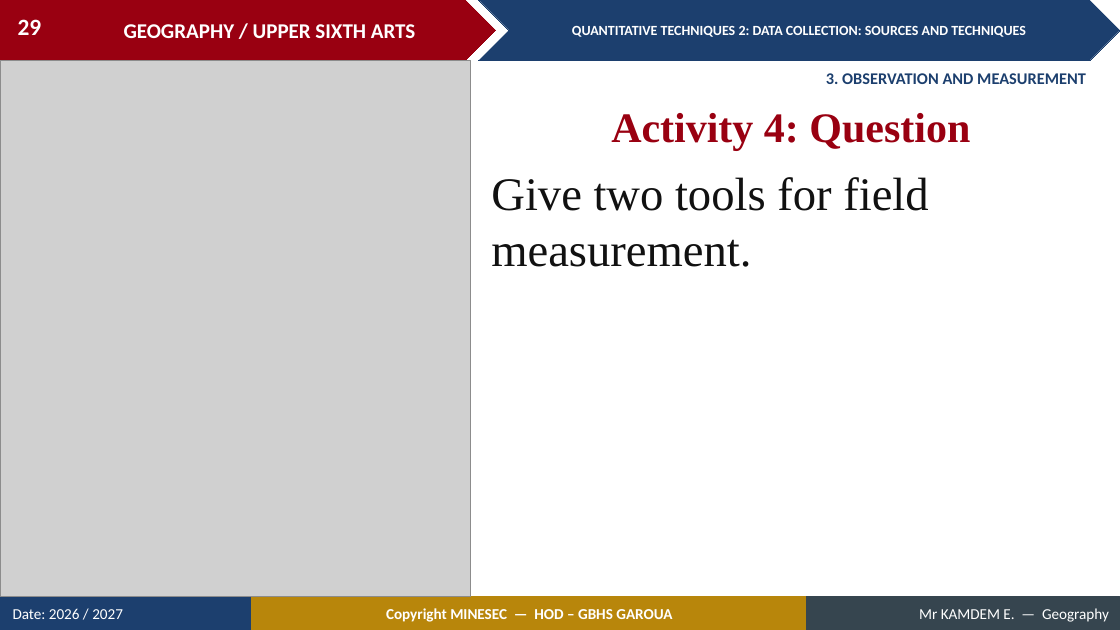
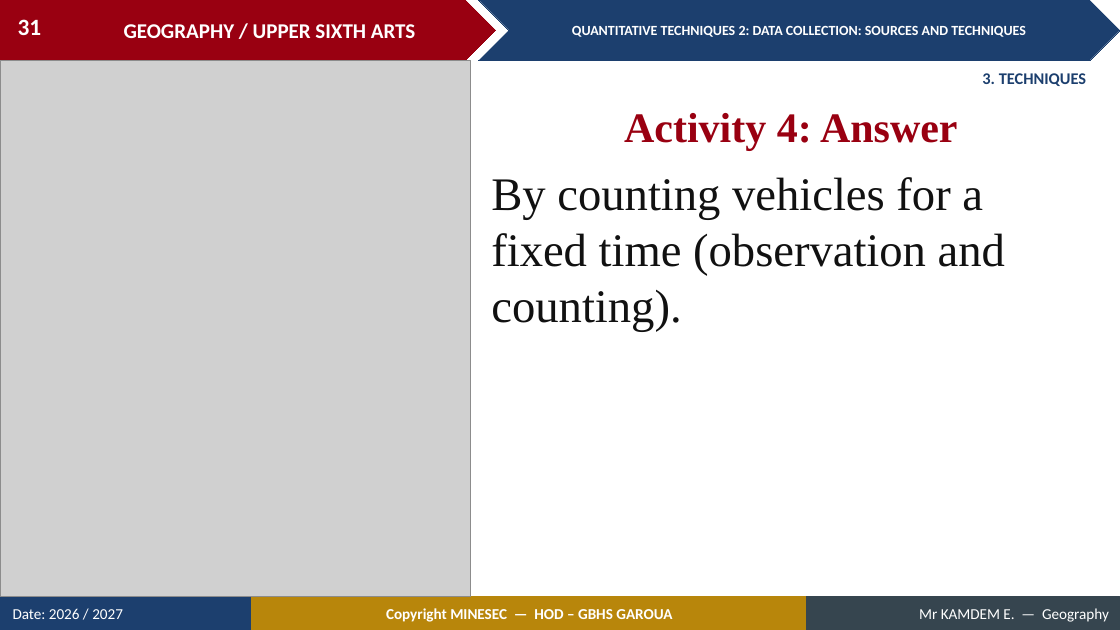
Before and after one commit to Berthautk/linea-github, a slide deck: slide 31 of lecons/USA/Practical Geography/11_USA_PRA_QT02_Data_Collection_Sources_and_Techniques.pptx (slide 29 before the commit). Drawn at 1120x630 pixels with LibreOffice and Linux fonts; fonts in the diff are those of the drawing; grey boxes stand for pictures. Boxes give left, top, right and bottom in pixels: in the first picture for what was removed or moved away, otherwise in the second. Text is boxed around its words. In the diff, an @@ line names an element or a change of style, - is before the commit and + after.

```diff
--- a/lecons/USA/Practical Geography/11_USA_PRA_QT02_Data_Collection_Sources_and_Techniques.pptx
+++ b/lecons/USA/Practical Geography/11_USA_PRA_QT02_Data_Collection_Sources_and_Techniques.pptx
@@ page number at (18,19,42,35): text changed @@
-29
+31
@@ text at (982,73,1086,86): text changed @@
-3. OBSERVATION AND MEASUREMENT
+3. TECHNIQUES
@@ text at (624,113,958,150): text changed @@
-Activity 4: Question
+Activity 4: Answer
@@ text at (491,177,1005,332): text changed @@
-Give two tools for field measurement.
+By counting vehicles for a fixed time (observation and counting).
```
Also in this commit, not shown: 43 other slides changed, 14 slides added, 7 slides removed, 55 other files.
